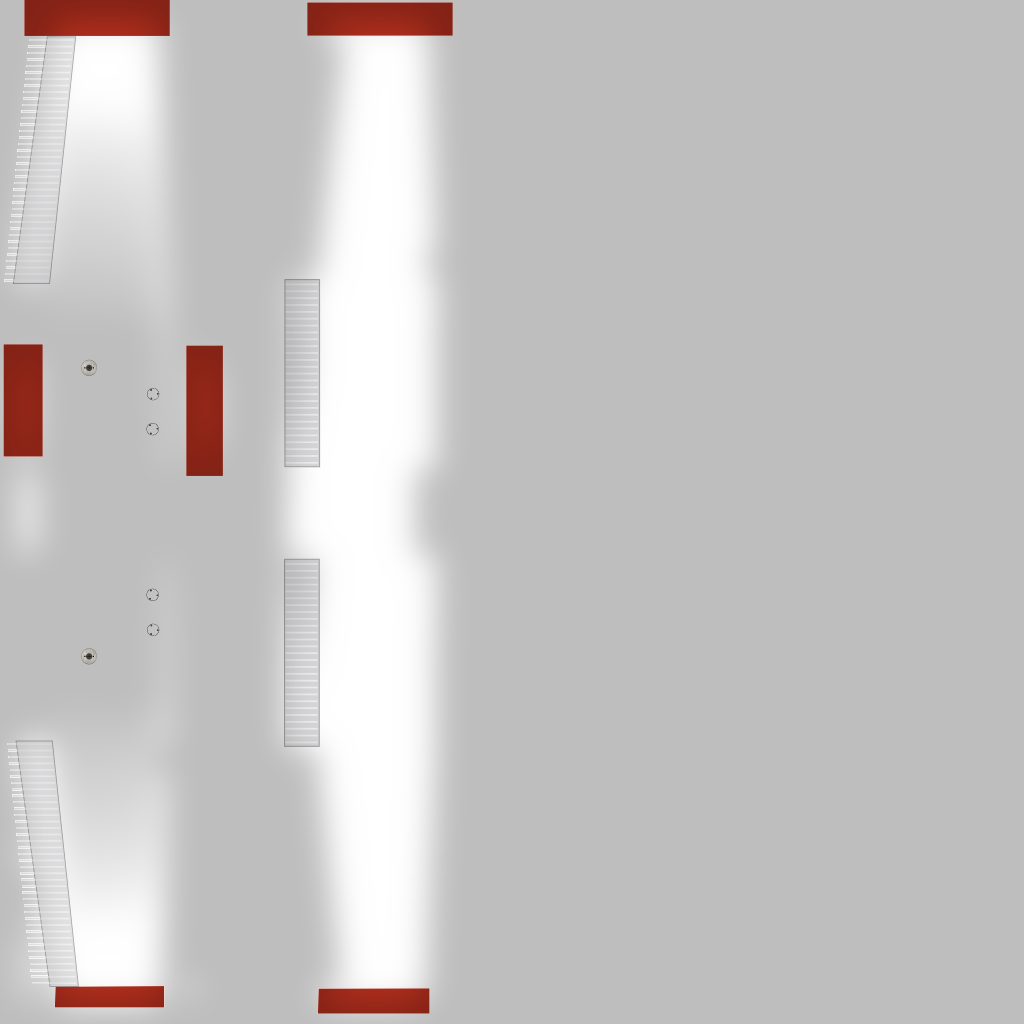
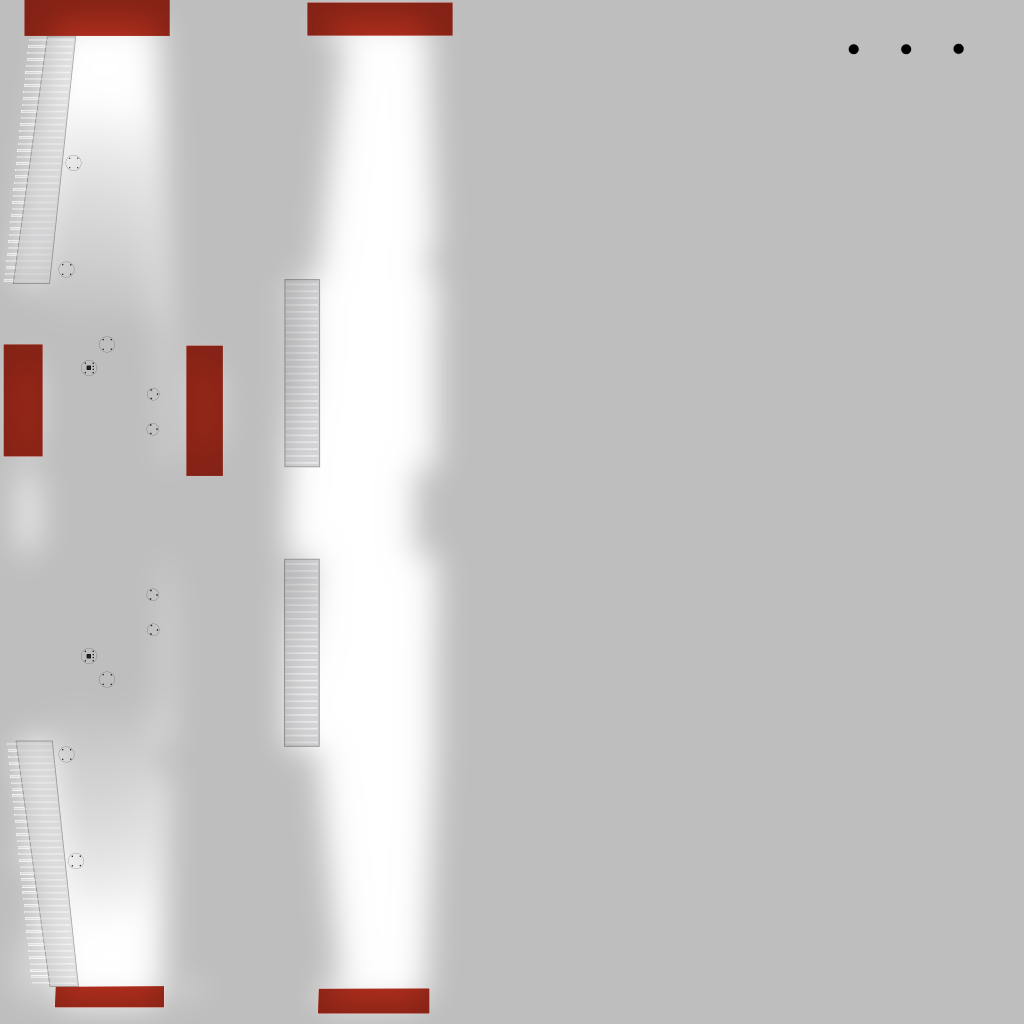
Layers edited between the first and the second 1024x1024 image:
painted on "Clipboard #1" over [58, 43, 965, 869]
